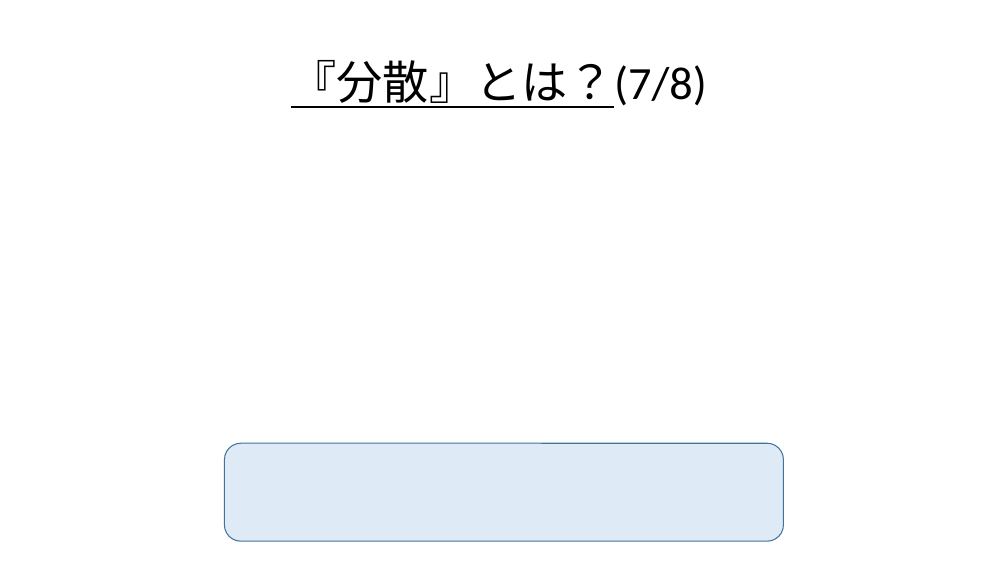
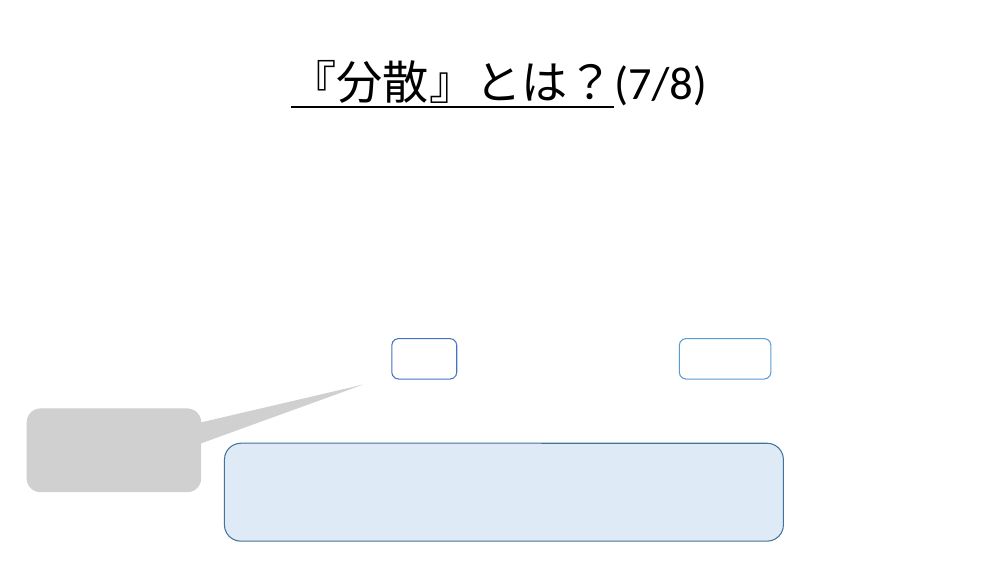
Before and after one commit to Ryo-KATAYAMA/Senior_Project, a slide deck: slide 52 of Chapter4_1.pptx (slide 51 before the commit). Drawn at 1008x567 pixels with LibreOffice and Linux fonts; fonts in the diff are those of the drawing; grey boxes stand for pictures. Boxes give left, top, right and bottom in pixels: in the first picture for what was removed or moved away, otherwise in the second. Text is boxed around its words. In the diff, an @@ line names an element or a change of style, - is before the commit and + after.

```diff
--- a/Chapter4_1.pptx
+++ b/Chapter4_1.pptx
@@ rounded rectangle added at [392,339,457,380], fill #FFFFFF, outline #4472C4 1 pt @@
@@ rounded rectangle added at [680,339,771,380], fill #FFFFFF, outline #5B9BD5 1 pt @@
@@ picture added at [26,408,201,492] @@
```
Also in this commit, not shown: 5 other slides changed, 1 slide added.
